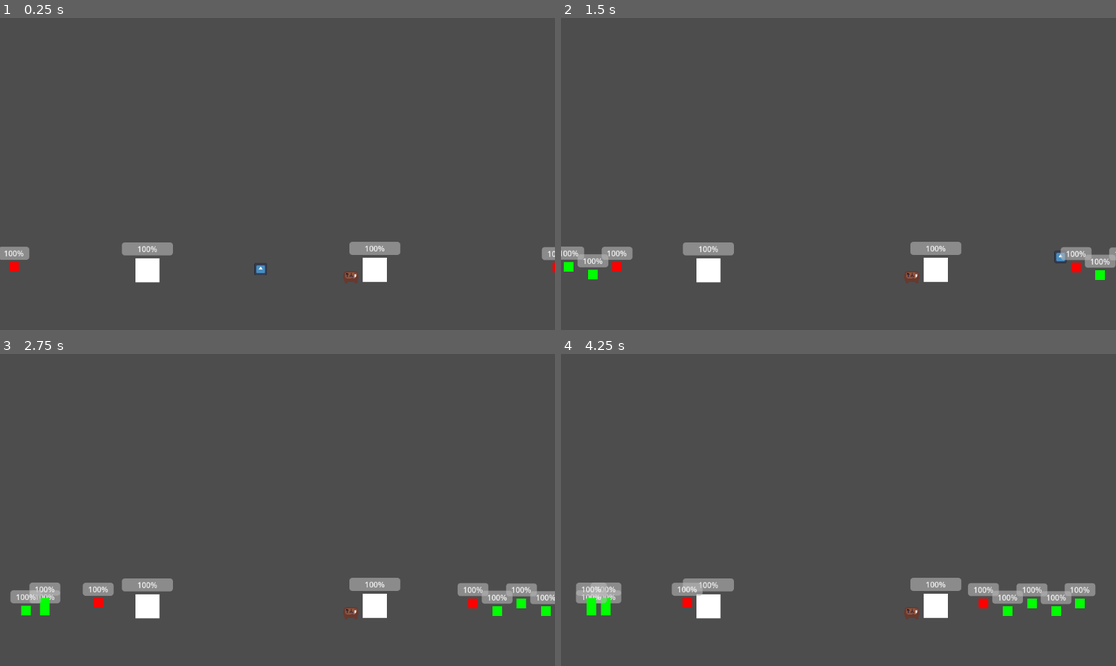
Above: before the commit, frames 1-4 (two rows, left to right).
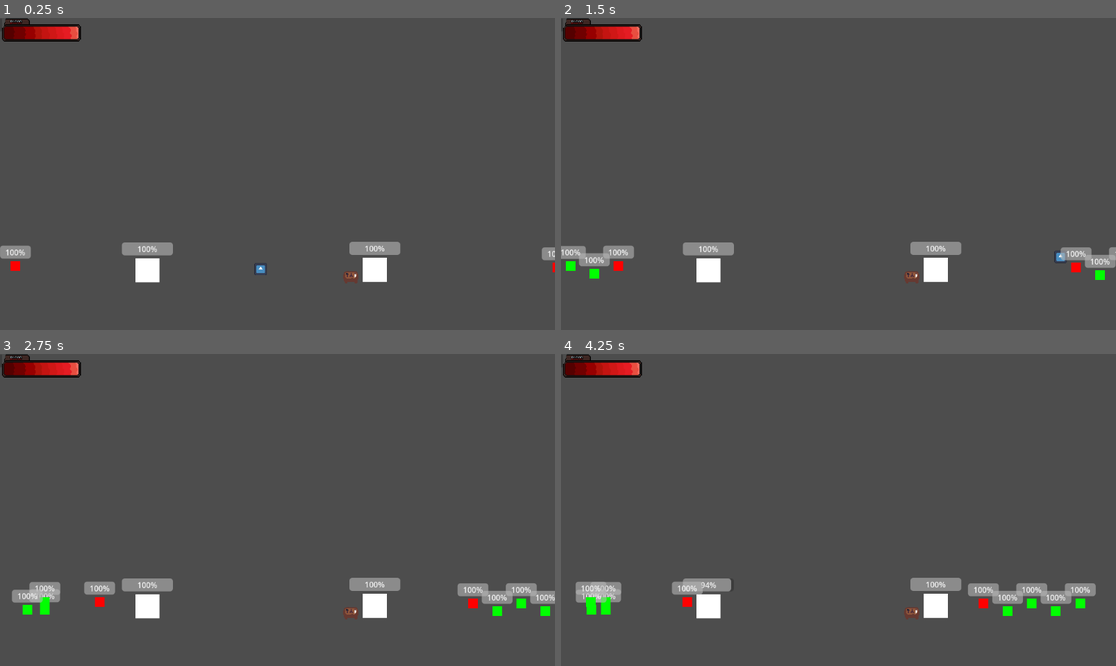
Above: after the commit, the same moments.

Repository: LeonardoSeijiNakayama/DACC_Station2-G1
Game: Godot game, scene res://UI/UI_TestScene.tscn
The game is run twice, just before and just after one commit, with the same random seed, the same clock (stepped at 60 frames per second) and the same inputs. This scene is started directly instead of the project's main scene. The engine's default icon, where the game draws it, is replaced by a stand-in: a white triangle on a blue panel in a dark square.
Inputs:
- Up to frame 1 (0.25 s): no input
- Up to frame 2 (1.5 s): tap Enter (ui_accept) at 0.5 s; hold Shift (Dash) 0.53-1.28 s; hold D (Direita) from 0.53 s (still down); tap Space (Pulo) at 0.77 s; tap Shift (Dash) at 1.35 s
- Up to frame 3 (2.75 s): tap Space (Pulo) at 1.52 s; release D (Direita) at 2.03 s; hold A (Esquerda) from 2.03 s (still down); hold Shift (Dash) from 2.03 s (still down)
- Up to frame 4 (4.25 s): release A (Esquerda) at 2.78 s; release Shift (Dash) at 2.78 s; hold D (Direita) from 2.78 s (still down); tap Shift (Dash) at 2.85 s; tap Space (Pulo) at 3.02, 3.77 s; hold Shift (Dash) from 3.53 s (still down)

The runs differ from the first frame. In frame 1, 1.0% of the frame differs, in the area x 0-15%, y 0-82%; in frame 2, 1.2%; in frame 3, 1.2%; in frame 4, 1.3%, in the area x 0-97%, y 0-84%.

Commit message:
Barra de Vida da Base (Placeholder)

Diff:
--- a/UI/UI_Gui.tscn
+++ b/UI/UI_Gui.tscn
@@ -1,5 +1,26 @@
 [gd_scene format=3 uid="uid://so2pvefgusq2"]
 
+[ext_resource type="Script" uid="uid://nfhqodw3ylw1" path="res://UI/ui_gui.gd" id="1_3a5sp"]
+[ext_resource type="Texture2D" uid="uid://evsn3aqj5oqi" path="res://UI/under_bar.png" id="2_gcq7c"]
+[ext_resource type="Texture2D" uid="uid://6bwml2gr6phs" path="res://UI/progress_bar.png" id="3_4f86q"]
+
 [node name="UiGui" type="Node2D" unique_id=2085377479]
+script = ExtResource("1_3a5sp")
 
-[node name="AnimatedSprite2D" type="AnimatedSprite2D" parent="." unique_id=259127317]
+[node name="CanvasLayer" type="CanvasLayer" parent="." unique_id=581568428]
+
+[node name="ProgressBar" type="ProgressBar" parent="CanvasLayer" unique_id=53126135]
+layout_direction = 2
+offset_top = 1.0
+offset_right = 4.0
+offset_bottom = 28.0
+fill_mode = 1
+show_percentage = false
+
+[node name="TextureProgressBar" type="TextureProgressBar" parent="CanvasLayer" unique_id=1500128249]
+offset_left = -10.0
+offset_top = -3.0
+offset_right = 181.0
+offset_bottom = 61.0
+texture_under = ExtResource("2_gcq7c")
+texture_progress = ExtResource("3_4f86q")
--- a/UI/UI_TestScene.tscn
+++ b/UI/UI_TestScene.tscn
@@ -1,6 +1,7 @@
 [gd_scene format=3 uid="uid://tw85x5ksy63o"]
 
 [ext_resource type="PackedScene" uid="uid://cekex40d5qa86" path="res://player.tscn" id="1_cdtwq"]
+[ext_resource type="PackedScene" uid="uid://so2pvefgusq2" path="res://UI/UI_Gui.tscn" id="1_g0ftp"]
 [ext_resource type="PackedScene" uid="uid://duep6t45g3ar7" path="res://Stations/Station.tscn" id="2_m4ubm"]
 [ext_resource type="PackedScene" uid="uid://gjqqg7du5gjf" path="res://enemies/base_test.tscn" id="4_g0ftp"]
 [ext_resource type="PackedScene" uid="uid://o0qiygv22si4" path="res://enemies/spawn_area.tscn" id="4_m4ubm"]
@@ -9,6 +10,8 @@
 size = Vector2(1256, 21)
 
 [node name="UiTestScene" type="Node2D" unique_id=1535464780]
+
+[node name="UiGui" parent="." unique_id=2085377479 instance=ExtResource("1_g0ftp")]
 
 [node name="player" parent="." unique_id=152186675 instance=ExtResource("1_cdtwq")]
 position = Vector2(541, 493)
@@ -23,9 +26,6 @@
 position = Vector2(324, 0.5)
 shape = SubResource("RectangleShape2D_cdtwq")
 
-[node name="SpawnArea" parent="." unique_id=283799282 instance=ExtResource("4_m4ubm")]
-position = Vector2(14, 533)
-
 [node name="Base1" parent="." unique_id=1106712333 instance=ExtResource("4_g0ftp")]
 position = Vector2(306, 524)
 
@@ -35,3 +35,6 @@
 [node name="SpawnArea2" parent="." unique_id=1474680840 instance=ExtResource("4_m4ubm")]
 position = Vector2(1172, 534)
 target = "Base2"
+
+[node name="SpawnArea" parent="." unique_id=283799282 instance=ExtResource("4_m4ubm")]
+position = Vector2(17, 531)
--- /dev/null
+++ b/UI/ui_gui.gd
@@ -0,0 +1,20 @@
+extends Node2D
+
+@onready var progress_bar = $CanvasLayer/TextureProgressBar # Sprite da Barra de Vida
+
+var base1 # No da base 1
+var base2 # No da base 2
+
+func _ready() -> void:
+	for child in get_parent().get_child_count():
+		base1 = get_parent().get_child(child)
+		if base1.name == "Base1":
+			break
+	for child in get_parent().get_child_count():
+		base2 = get_parent().get_child(child)
+		if base2.name == "Base2":
+			break
+
+
+func _process(delta: float) -> void:
+	progress_bar.value = base1.get_child(0).CURRENT_HEALTH + base2.get_child(0).CURRENT_HEALTH / 2
--- a/enemies/BaseHealth.gd
+++ b/enemies/BaseHealth.gd
@@ -16,7 +16,7 @@
 	CURRENT_HEALTH -= dmg
 	_health_bar.value = CURRENT_HEALTH
 	if CURRENT_HEALTH <= 0.0:
-		_base.queue_free()
+		pass
 
 func heal(heal:float)->void:
 	CURRENT_HEALTH += heal
--- a/enemies/base_test.tscn
+++ b/enemies/base_test.tscn
@@ -12,7 +12,6 @@
 
 [node name="Health" type="Node" parent="." unique_id=665081063]
 script = ExtResource("1_3qi3o")
-MAXIMUM_HEALTH = 1000.0
 
 [node name="MeshInstance2D" type="MeshInstance2D" parent="." unique_id=688652666]
 mesh = SubResource("BoxMesh_k70om")
Binary file added: UI/barra de vida_placeholder.png
Not shown, added: UI/barra de vida_placeholder.png.import
Binary file removed: UI/life_bar_placeholder.png
Binary file added: UI/progress_bar.png
Not shown, changed: UI/progress_bar.png.import
Not shown, added: UI/ui_gui.gd.uid
Binary file added: UI/under_bar.png
Not shown, added: UI/under_bar.png.import
